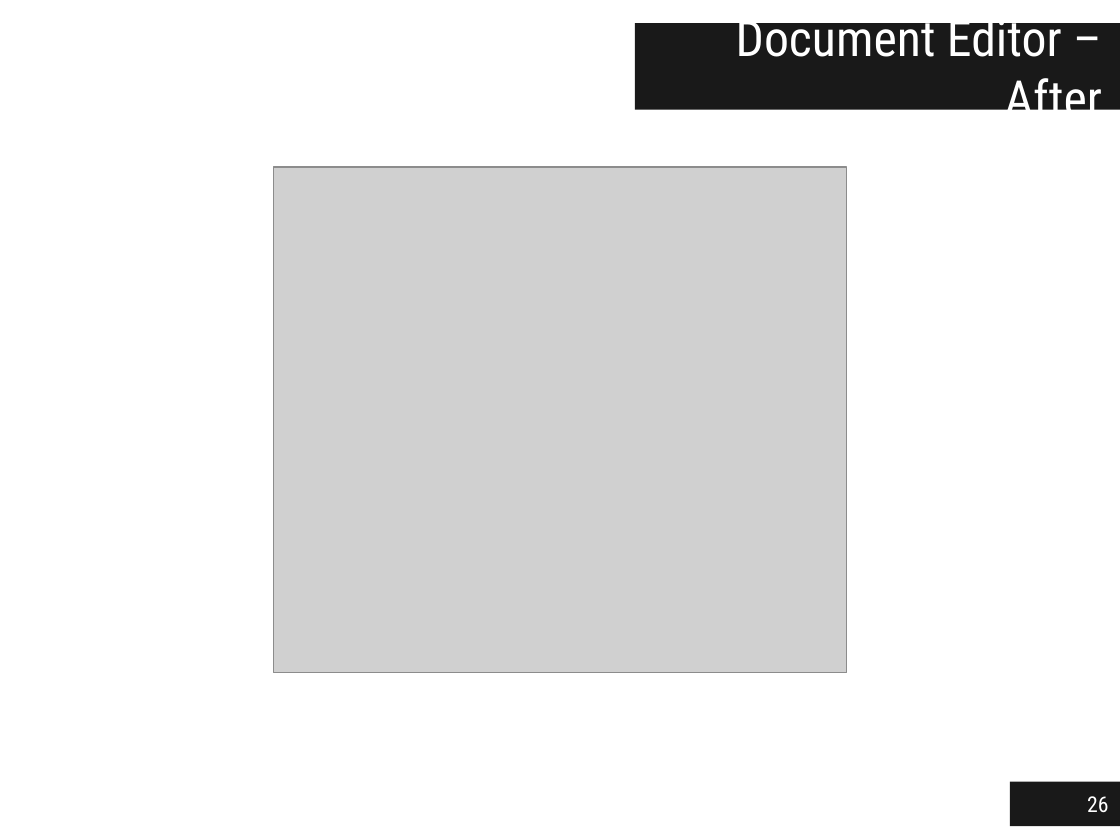
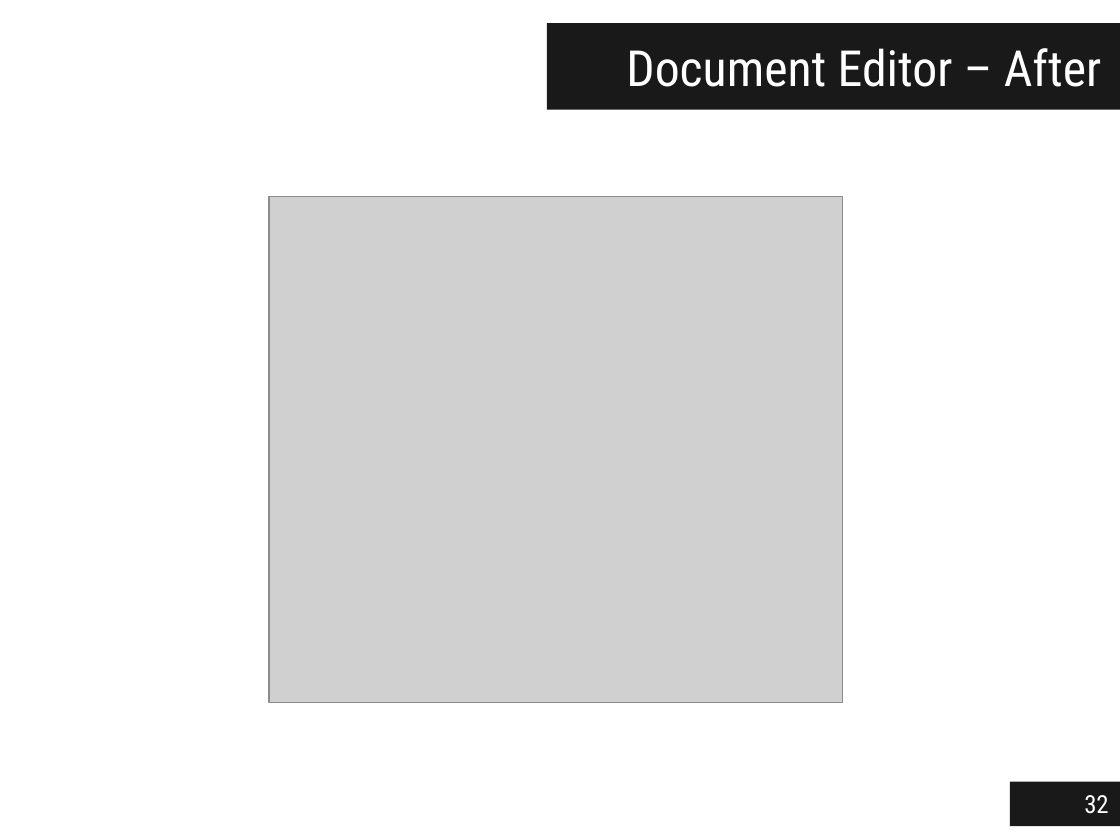
Before and after one commit to jgradim/thesis, a slide deck: slide 32 of presentations/jgradim-presentation.pptx (slide 26 before the commit). Drawn at 1120x840 pixels with LibreOffice and Linux fonts; fonts in the diff are those of the drawing; grey boxes stand for pictures. Boxes give left, top, right and bottom in pixels: in the first picture for what was removed or moved away, otherwise in the second. Text is boxed around its words. In the diff, an @@ line names an element or a change of style, - is before the commit and + after.

```diff
--- a/presentations/jgradim-presentation.pptx
+++ b/presentations/jgradim-presentation.pptx
@@ title "Document Editor – After": place and size @@
-title "Document Editor – After" at (635,24,1120,110)
+title "Document Editor – After" at (547,24,1120,110)
@@ picture: place and size @@
-picture at (273,167,847,673)
+picture at (269,196,842,702)
@@ page number at (1084,795,1108,814): text changed; size 14 to 16 pt @@
-26
+32
```
Also in this commit, not shown: 31 other slides changed, 7 slides added.
